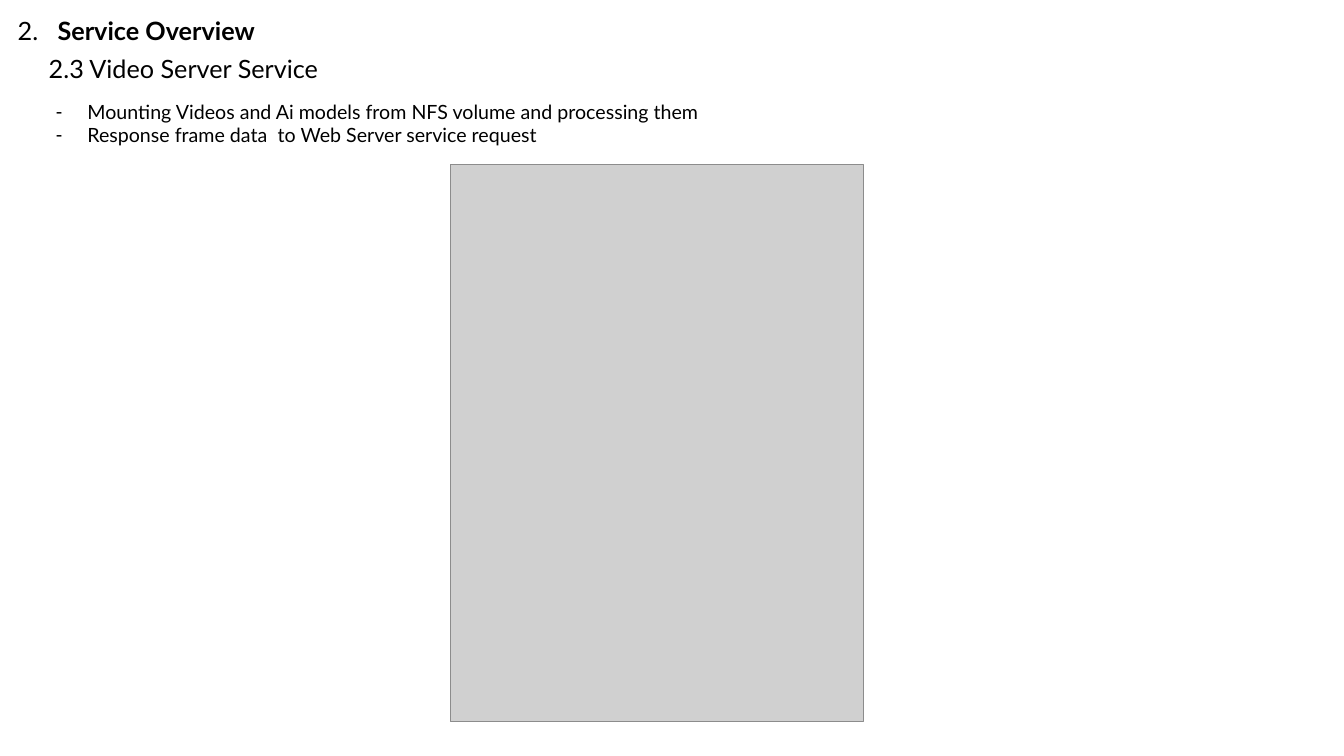
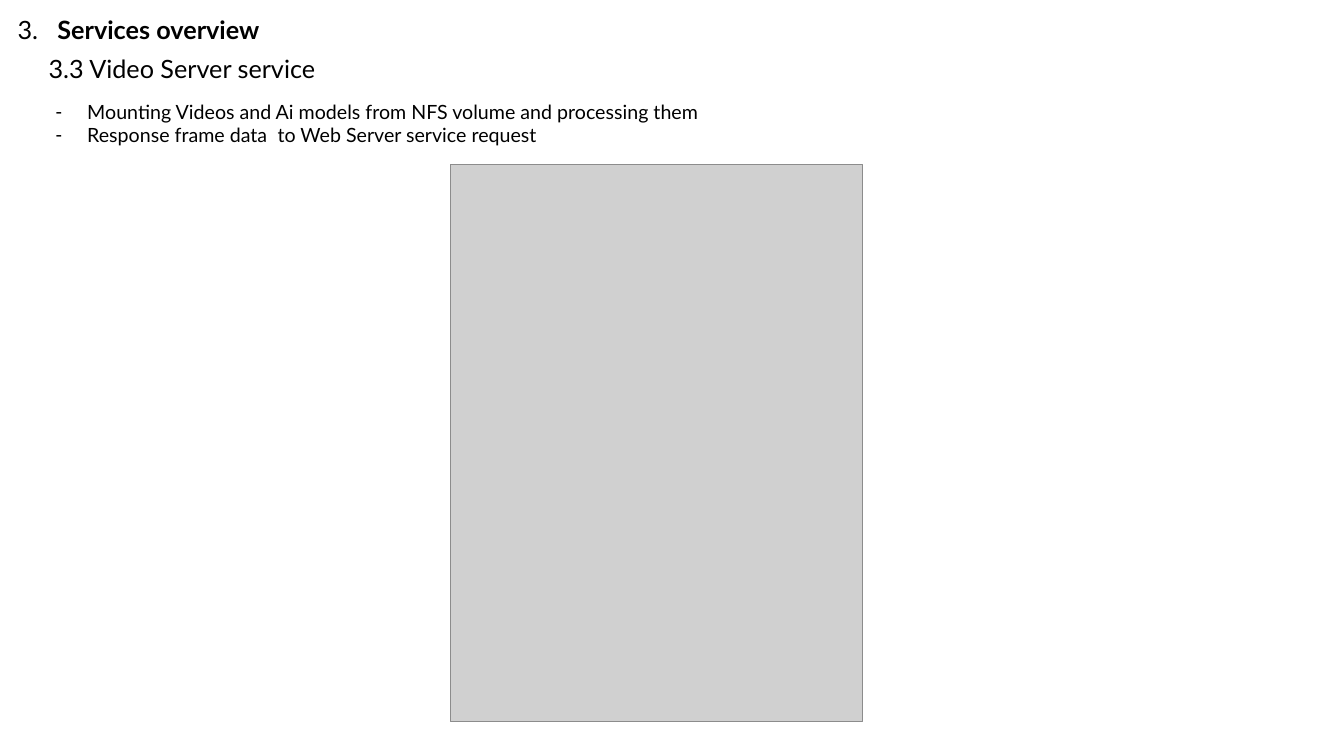
Before and after one commit to truongvanhuy2000/Video-Streaming, a slide deck: slide 7 of Docs/Overview.pptx. Drawn at 1344x756 pixels with LibreOffice and Linux fonts; fonts in the diff are those of the drawing; grey boxes stand for pictures. Boxes give left, top, right and bottom in pixels: in the first picture for what was removed or moved away, otherwise in the second. Text is boxed around its words. In the diff, an @@ line names an element or a change of style, - is before the commit and + after.

```diff
--- a/Docs/Overview.pptx
+++ b/Docs/Overview.pptx
@@ text at (18,20,259,40): text changed @@
-2. Service Overview
+3. Services overview
@@ text at (49,59,316,79): text changed @@
-2.3 Video Server Service
+3.3 Video Server service
```
Also in this commit, not shown: 9 other slides changed.
